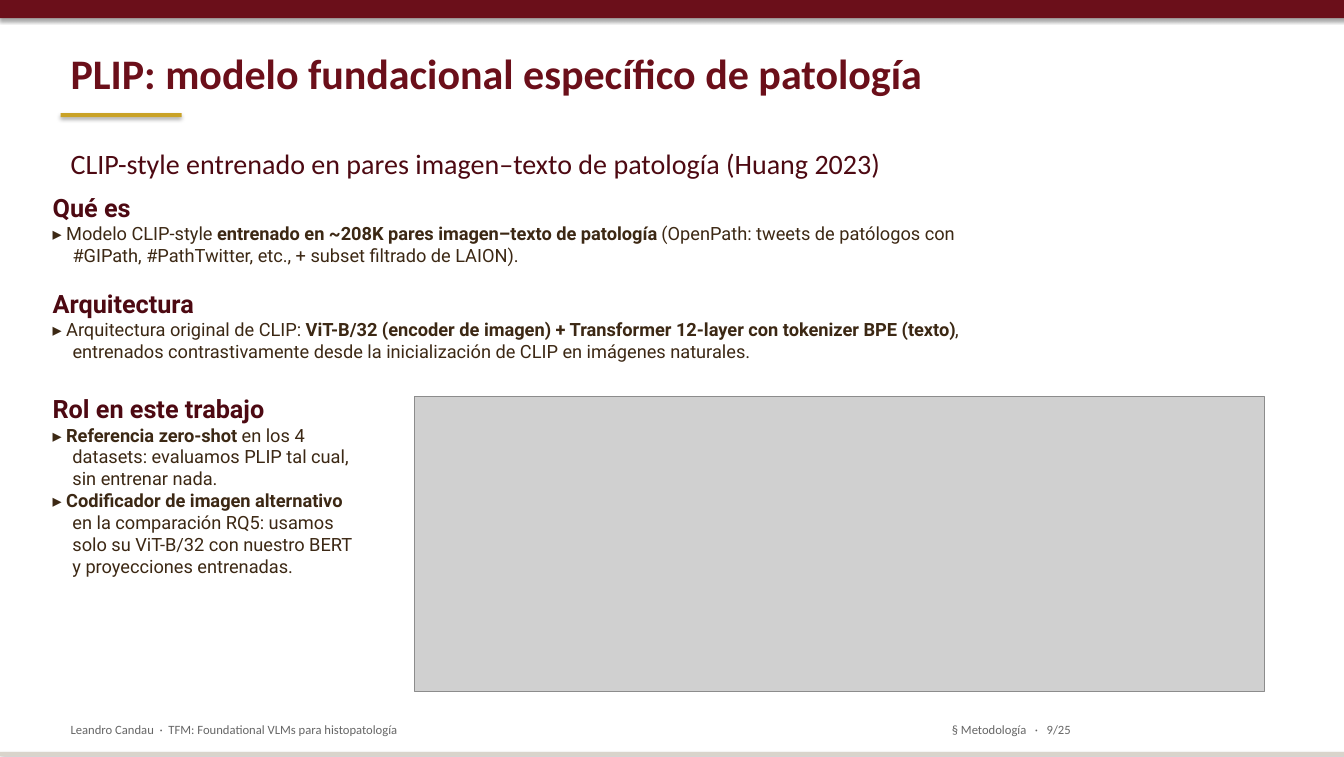
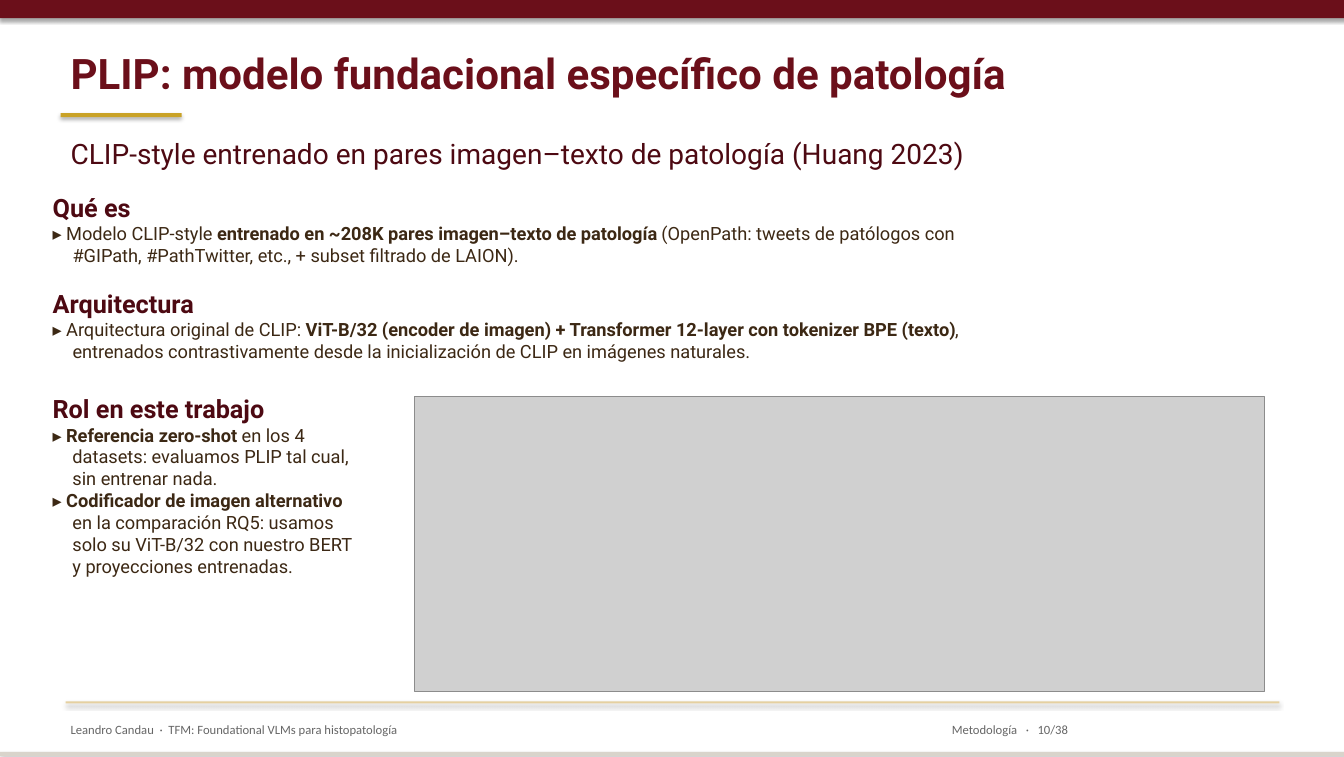
Before and after one commit to lcandau/histopathology-clip-lab, a slide deck: slide 10 of report/TFM_defense.pptx (slide 9 before the commit). Drawn at 1344x757 pixels with LibreOffice and Linux fonts; fonts in the diff are those of the drawing; grey boxes stand for pictures. Boxes give left, top, right and bottom in pixels: in the first picture for what was removed or moved away, otherwise in the second. Text is boxed around its words. In the diff, an @@ line names an element or a change of style, - is before the commit and + after.

```diff
--- a/report/TFM_defense.pptx
+++ b/report/TFM_defense.pptx
@@ text "PLIP: modelo fundacional específico de ..." at (x1=71, y1=57, x2=1005, y2=98): font Calibri to Roboto @@
@@ text "CLIP-style entrenado en pares imagen–texto ..." at (x1=71, y1=141, x2=964, y2=171): font Calibri to Roboto @@
@@ text "CLIP-style entrenado en pares imagen–texto ..." moved from (x1=71, y1=153, x2=880, y2=179) to (x1=71, y1=141, x2=964, y2=171) @@
@@ rectangle added at (x1=66, y1=701, x2=1279, y2=703), fill #E5D0A0 @@
@@ text at (x1=952, y1=725, x2=1068, y2=736): text changed @@
-§ Metodología · 9/25
+Metodología · 10/38
```
Also in this commit, not shown: 18 other slides changed, 14 slides added, 1 slide removed, 1 other file.
